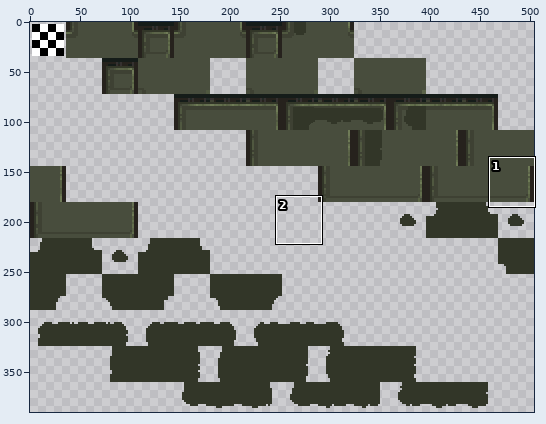
Sprite sheet, stored at SewRage/tilesets/tls_sewage/output_tileset.png. Above, an overview of the earlier version with the close-up marked.
Close-up. As it was:
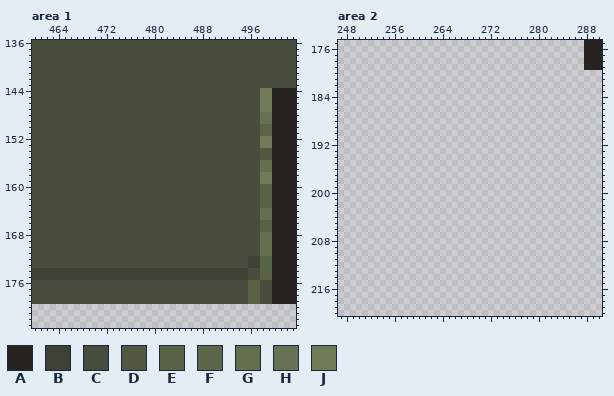
The file is 504x504 pixels. Colours within 5 levels of each other are drawn and written as one. Shown: area 1: x 460..503, y 136..183; area 2: x 247..290, y 175..220. The wide view leaves out empty margins. The commit also changed other parts of the picture, which this record leaves out.
Palette (. is transparent): A #26221d  B #3e4133  C #484d3d  D #505840  E #586244  F #5c644a  G #636f4d  H #677153  J #6f7b57
Pixels before, area 1, first column x 460:
136 CCCCCCCCCCCCCCCCCCCCCCCCCCCCCCCCCCCCCCCCCCCC
137 CCCCCCCCCCCCCCCCCCCCCCCCCCCCCCCCCCCCCCCCCCCC
138 CCCCCCCCCCCCCCCCCCCCCCCCCCCCCCCCCCCCCCCCCCCC
139 CCCCCCCCCCCCCCCCCCCCCCCCCCCCCCCCCCCCCCCCCCCC
140 CCCCCCCCCCCCCCCCCCCCCCCCCCCCCCCCCCCCCCCCCCCC
141 CCCCCCCCCCCCCCCCCCCCCCCCCCCCCCCCCCCCCCCCCCCC
142 CCCCCCCCCCCCCCCCCCCCCCCCCCCCCCCCCCCCCCCCCCCC
143 CCCCCCCCCCCCCCCCCCCCCCCCCCCCCCCCCCCCCCCCCCCC
144 CCCCCCCCCCCCCCCCCCCCCCCCCCCCCCCCCCCCCCJJAAAA
145 CCCCCCCCCCCCCCCCCCCCCCCCCCCCCCCCCCCCCCJJAAAA
146 CCCCCCCCCCCCCCCCCCCCCCCCCCCCCCCCCCCCCCJJAAAA
147 CCCCCCCCCCCCCCCCCCCCCCCCCCCCCCCCCCCCCCJJAAAA
148 CCCCCCCCCCCCCCCCCCCCCCCCCCCCCCCCCCCCCCHHAAAA
149 CCCCCCCCCCCCCCCCCCCCCCCCCCCCCCCCCCCCCCHHAAAA
150 CCCCCCCCCCCCCCCCCCCCCCCCCCCCCCCCCCCCCCFFAAAA
151 CCCCCCCCCCCCCCCCCCCCCCCCCCCCCCCCCCCCCCFFAAAA
152 CCCCCCCCCCCCCCCCCCCCCCCCCCCCCCCCCCCCCCJJAAAA
153 CCCCCCCCCCCCCCCCCCCCCCCCCCCCCCCCCCCCCCJJAAAA
154 CCCCCCCCCCCCCCCCCCCCCCCCCCCCCCCCCCCCCCDDAAAA
155 CCCCCCCCCCCCCCCCCCCCCCCCCCCCCCCCCCCCCCDDAAAA
156 CCCCCCCCCCCCCCCCCCCCCCCCCCCCCCCCCCCCCCGGAAAA
157 CCCCCCCCCCCCCCCCCCCCCCCCCCCCCCCCCCCCCCGGAAAA
158 CCCCCCCCCCCCCCCCCCCCCCCCCCCCCCCCCCCCCCJJAAAA
159 CCCCCCCCCCCCCCCCCCCCCCCCCCCCCCCCCCCCCCJJAAAA
160 CCCCCCCCCCCCCCCCCCCCCCCCCCCCCCCCCCCCCCEEAAAA
161 CCCCCCCCCCCCCCCCCCCCCCCCCCCCCCCCCCCCCCEEAAAA
162 CCCCCCCCCCCCCCCCCCCCCCCCCCCCCCCCCCCCCCEEAAAA
163 CCCCCCCCCCCCCCCCCCCCCCCCCCCCCCCCCCCCCCEEAAAA
164 CCCCCCCCCCCCCCCCCCCCCCCCCCCCCCCCCCCCCCGGAAAA
165 CCCCCCCCCCCCCCCCCCCCCCCCCCCCCCCCCCCCCCGGAAAA
166 CCCCCCCCCCCCCCCCCCCCCCCCCCCCCCCCCCCCCCEEAAAA
167 CCCCCCCCCCCCCCCCCCCCCCCCCCCCCCCCCCCCCCEEAAAA
168 CCCCCCCCCCCCCCCCCCCCCCCCCCCCCCCCCCCCCCGGAAAA
169 CCCCCCCCCCCCCCCCCCCCCCCCCCCCCCCCCCCCCCGGAAAA
170 CCCCCCCCCCCCCCCCCCCCCCCCCCCCCCCCCCCCCCGGAAAA
171 CCCCCCCCCCCCCCCCCCCCCCCCCCCCCCCCCCCCCCGGAAAA
172 CCCCCCCCCCCCCCCCCCCCCCCCCCCCCCCCCCCCBBEEAAAA
173 CCCCCCCCCCCCCCCCCCCCCCCCCCCCCCCCCCCCBBEEAAAA
174 BBBBBBBBBBBBBBBBBBBBBBBBBBBBBBBBBBBBCCEEAAAA
175 BBBBBBBBBBBBBBBBBBBBBBBBBBBBBBBBBBBBCCEEAAAA
176 CCCCCCCCCCCCCCCCCCCCCCCCCCCCCCCCCCCCEECCAAAA
177 CCCCCCCCCCCCCCCCCCCCCCCCCCCCCCCCCCCCEECCAAAA
178 CCCCCCCCCCCCCCCCCCCCCCCCCCCCCCCCCCCCEECCAAAA
179 CCCCCCCCCCCCCCCCCCCCCCCCCCCCCCCCCCCCEECCAAAA
Pixels before, area 2, first column x 288:
175 AAA
176 AAA
177 AAA
178 AAA
179 AAA
After the commit:
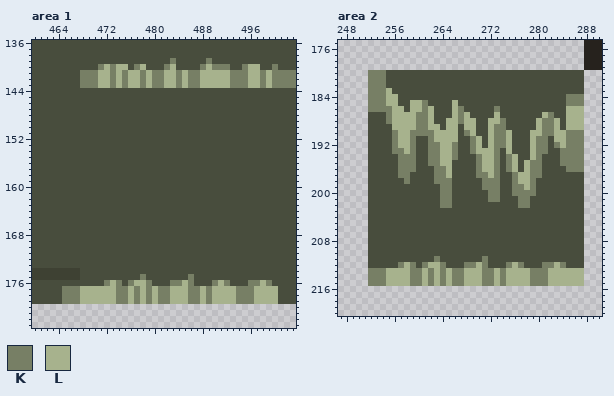
Colours new in this view: K #777f65  L #a7b28d
The edit:
Changed rows in their new state; - is an unchanged pixel.
Area 1:
first column x 465:
139 ------------------K-----K--------------
140 ------KLKLL-KL---KL----KLKKK--KLL--K---
141 ---KKKLLKLKLLKLKKLLKLKKLLLLLKKKLLKLKKKK
142 ---KKKLLKLKLLKLKKLLKLKKLLLLLKKKLLKLKKKK
143 ---KKKLLKLKLLKLKKLLKLKKLLLLLKKKLLKLKKKK
144 ---------------------------------CCCCCC
145 ---------------------------------CCCCCC
146 ---------------------------------CCCCCC
147 ---------------------------------CCCCCC
148 ---------------------------------CCCCCC
149 ---------------------------------CCCCCC
150 ---------------------------------CCCCCC
151 ---------------------------------CCCCCC
152 ---------------------------------CCCCCC
153 ---------------------------------CCCCCC
154 ---------------------------------CCCCCC
155 ---------------------------------CCCCCC
156 ---------------------------------CCCCCC
157 ---------------------------------CCCCCC
158 ---------------------------------CCCCCC
159 ---------------------------------CCCCCC
160 ---------------------------------CCCCCC
161 ---------------------------------CCCCCC
162 ---------------------------------CCCCCC
163 ---------------------------------CCCCCC
164 ---------------------------------CCCCCC
165 ---------------------------------CCCCCC
166 ---------------------------------CCCCCC
167 ---------------------------------CCCCCC
168 ---------------------------------CCCCCC
169 ---------------------------------CCCCCC
170 ---------------------------------CCCCCC
171 ---------------------------------CCCCCC
172 -------------------------------CCCCCCCC
173 -------------------------------CCCCCCCC
174 ---CCCCCCCCCCCCCCCCCCCCCCCCCCCC--CCCCCC
175 ---CCCCCCCCCCKCCCCCCCKCCCCCCCCC--CCCCCC
176 -------KLK-KLLK---KKLK---KLK---KKLKCCCC
177 KKKLLLLLLKKLKLKLKKLLLKKLKLLLLKKKLLLLCCC
178 KKKLLLLLLKKLKLKLKKLLLKKLKLLLLKKKLLLLCCC
179 KKKLLLLLLKKLKLKLKKLLLKKLKLLLLKKKLLLLCCC
Area 2:
first column x 252:
180 KKKCCCCCCCCCCCCCCCCCCCCCCCCCCCCCCCCC
181 KKKCCCCCCCCCCCCCCCCCCCCCCCCCCCCCCCCC
182 KKKCCCCCCCCCCCCCCCCCCCCCCCCCCCCCCCCC
183 KKKLCCCCCCCCCCCCCCCCCCCCCCCCCCCCCCCC
184 KKKLLCCCCCCCCCCCCCCCCCCCCCCCCCCCCKKK
185 KKKLLCCLLKCCCCLCCCCCCCCCCCCCCCCCCKKK
186 KKKKLLCLLKLCCCLKCCCCCKCCCCCCCCCCCLLL
187 CCCKLLLLKKLCCCLKLCCCCLCCCCCCCLKCCLLL
188 CCCKLLLLKKLCCLLKLLCCLLKCCCCCLKKLCLLL
189 CCCCLLLLKKLLCLLCLLCCLKKCCCCCLKKLCLLL
190 CCCCKLLKKKKLLLLCKLCCLKKLCCCLLKKLLKKK
191 CCCCKLLKCCKLLLLCCKLCLKKLCCCLKKCLLKKK
192 CCCCKLLKCCKKLLKCCKLCLKKLCCCLKKCKLKKK
193 CCCCKKLKCCKKLLKCCKLLLKCLCCCLKKCCKKKK
194 CCCCCKKKCCKKLLKCCCKLLKCKLCCLKCCCKKKK
195 CCCCCKKKCCKKLLCCCCKLLKCKLCLKKCCCKKKK
196 CCCCCKKKCCCKKLCCCCKLLKCKLCLKKCCCCKKK
197 CCCCCKKCCCCKKLCCCCKKLKCCKLLKKCCCCCCC
198 CCCCCCKCCCCKKKCCCCCKKKCCKLLKCCCCCCCC
199 CCCCCCCCCCCCKKCCCCCKKKCCKKLKCCCCCCCC
200 CCCCCCCCCCCCKKCCCCCCKKCCKKKKCCCCCCCC
201 CCCCCCCCCCCCKKCCCCCCKKCCCKKCCCCCCCCC
202 CCCCCCCCCCCCKKCCCCCCCCCCCKKCCCCCCCCC
203 CCCCCCCCCCCCCCCCCCCCCCCCCCCCCCCCCCCC
204 CCCCCCCCCCCCCCCCCCCCCCCCCCCCCCCCCCCC
205 CCCCCCCCCCCCCCCCCCCCCCCCCCCCCCCCCCCC
206 CCCCCCCCCCCCCCCCCCCCCCCCCCCCCCCCCCCC
207 CCCCCCCCCCCCCCCCCCCCCCCCCCCCCCCCCCCC
208 CCCCCCCCCCCCCCCCCCCCCCCCCCCCCCCCCCCC
209 CCCCCCCCCCCCCCCCCCCCCCCCCCCCCCCCCCCC
210 CCCCCCCCCCCCCCCCCCCCCCCCCCCCCCCCCCCC
211 CCCCCCCCCCCKCCCCCCCKCCCCCCCCCCCCCCCC
212 CCCCCKLKCKLLKCCCKKLKCCCKLKCCCKKLKCCC
213 KKKLLLLKKLKLKLKKLLLKKLKLLLLKKKLLLLLL
214 KKKLLLLKKLKLKLKKLLLKKLKLLLLKKKLLLLLL
215 KKKLLLLKKLKLKLKKLLLKKLKLLLLKKKLLLLLL
